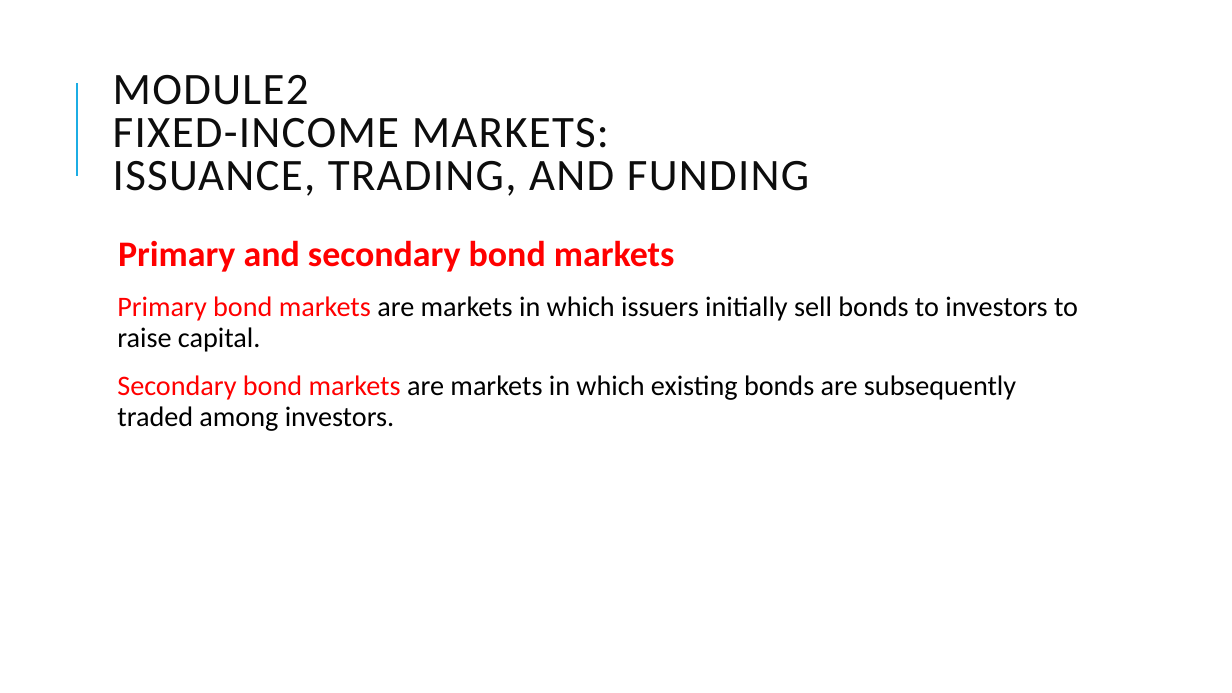
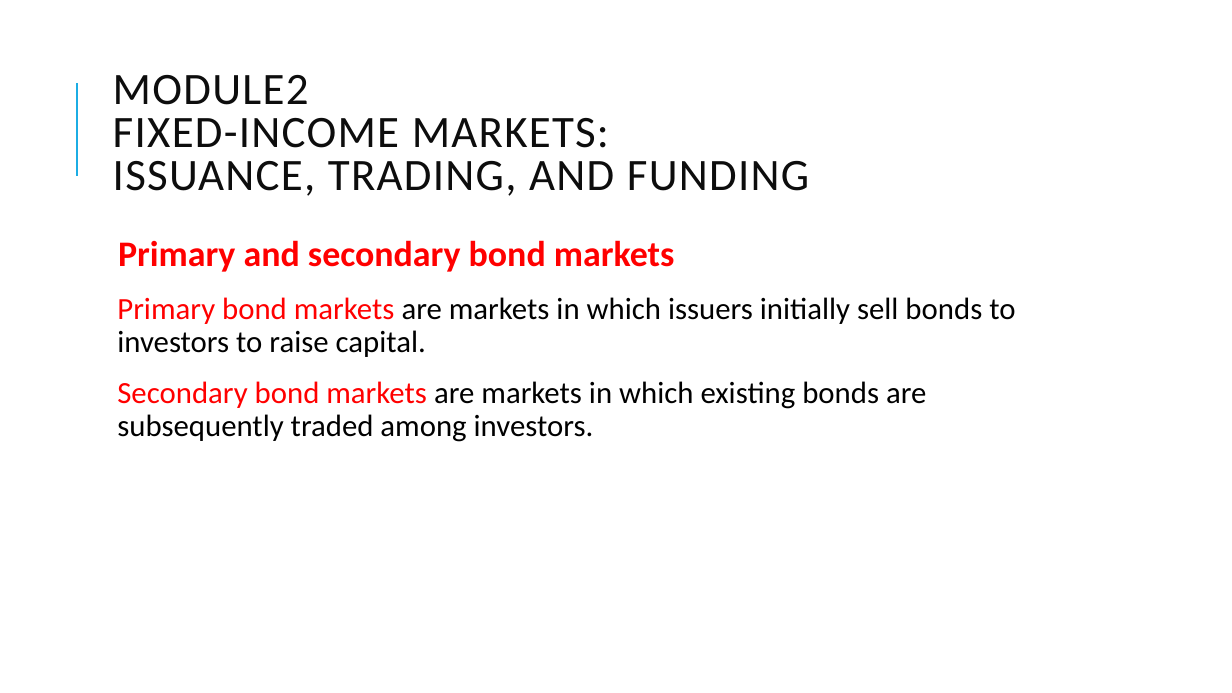
Before and after one commit to Isco0530/data, a slide deck: slide 62 of Fixed Income.pptx. Drawn at 1232x693 pixels with LibreOffice and Linux fonts; fonts in the diff are those of the drawing. Boxes give left, top, right and bottom in pixels: in the first picture for what was removed or moved away, otherwise in the second. Text is boxed around its words. In the diff, an @@ line names an element or a change of style, - is before the commit and + after.

```diff
--- a/Fixed Income.pptx
+++ b/Fixed Income.pptx
@@ text at [117,297,1015,442]: size 22 to 24 pt in "Primary bond markets are markets in which ...", "Secondary bond markets are markets in which ..." @@
```
Also in this commit, not shown: 2 other slides changed, 3 slides added.
